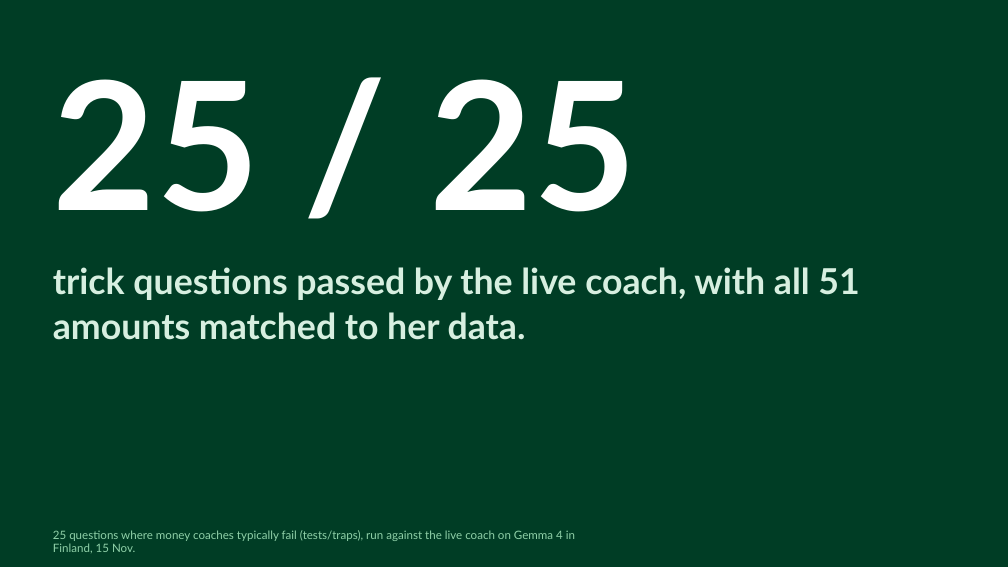
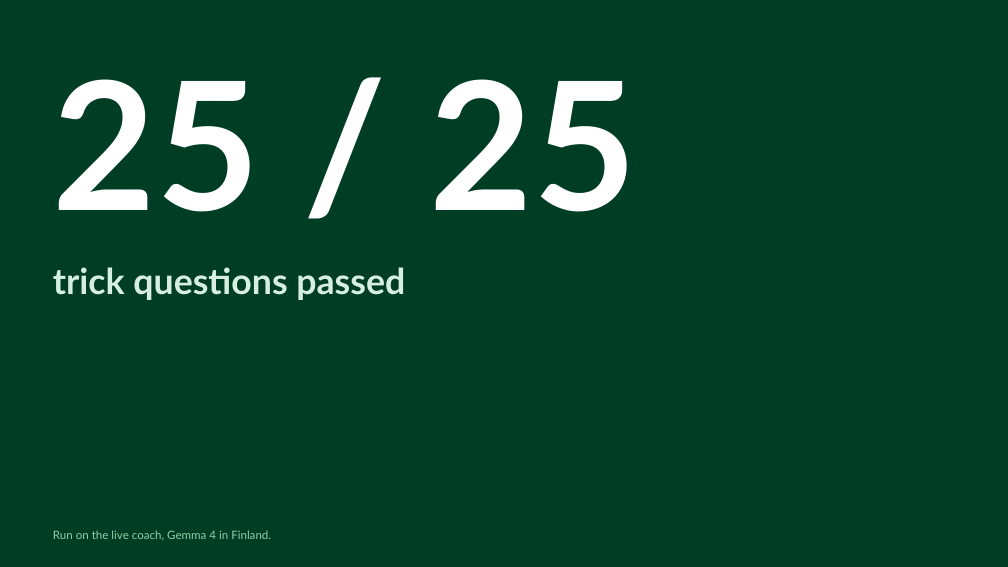
Before and after one commit to Asmoww/junction-s-pankki, a slide deck: slide 8 of docs/slides/S-Pankki-editorial.pptx. Drawn at 1008x567 pixels with LibreOffice and Linux fonts; fonts in the diff are those of the drawing. Boxes give left, top, right and bottom in pixels: in the first picture for what was removed or moved away, otherwise in the second. Text is boxed around its words. In the diff, an @@ line names an element or a change of style, - is before the commit and + after.

```diff
--- a/docs/slides/S-Pankki-editorial.pptx
+++ b/docs/slides/S-Pankki-editorial.pptx
@@ text at (53,267,405,300): text changed @@
-trick questions passed by the live coach, with all 51 amounts matched to her data.
+trick questions passed
@@ text at (53,530,271,540): text changed @@
-25 questions where money coaches typically fail (tests/traps), run against the live coach on Gemma 4 in Finland, 15 Nov.
+Run on the live coach, Gemma 4 in Finland.
```
Also in this commit, not shown: 8 other slides changed, 4 other files.
